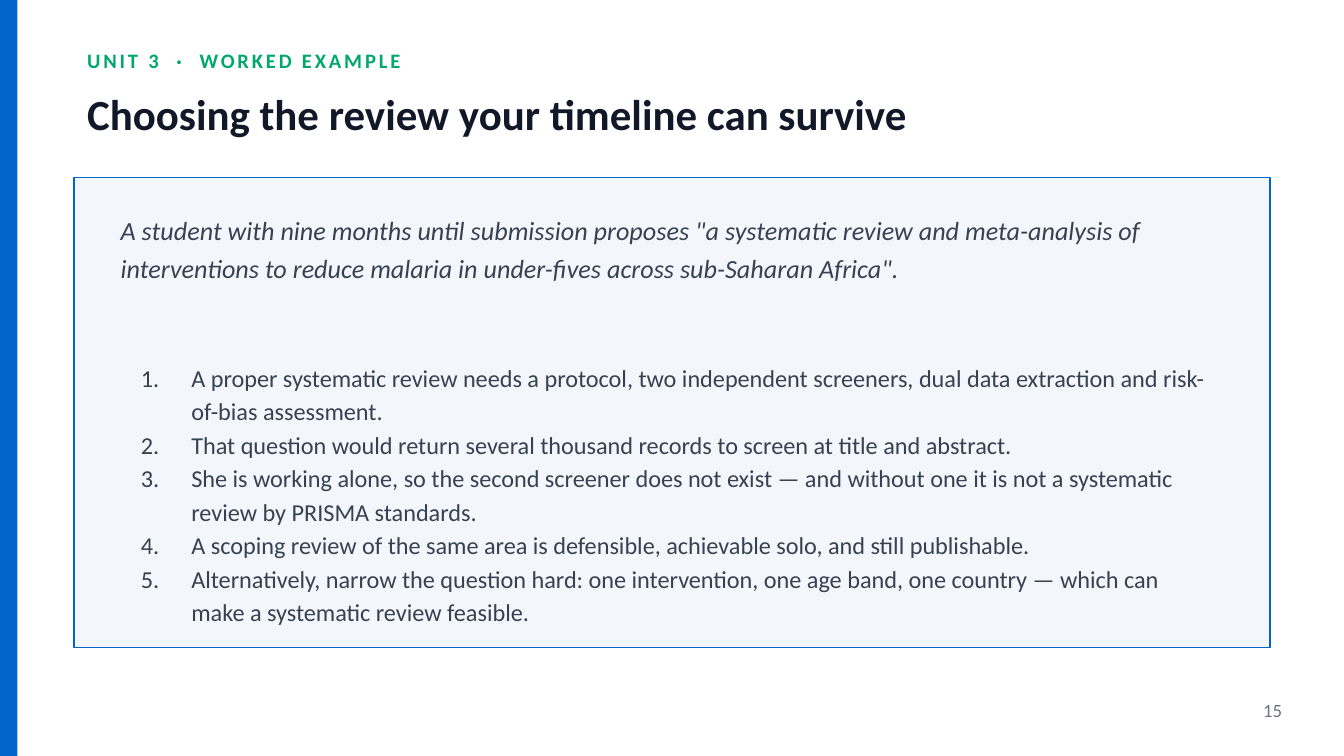
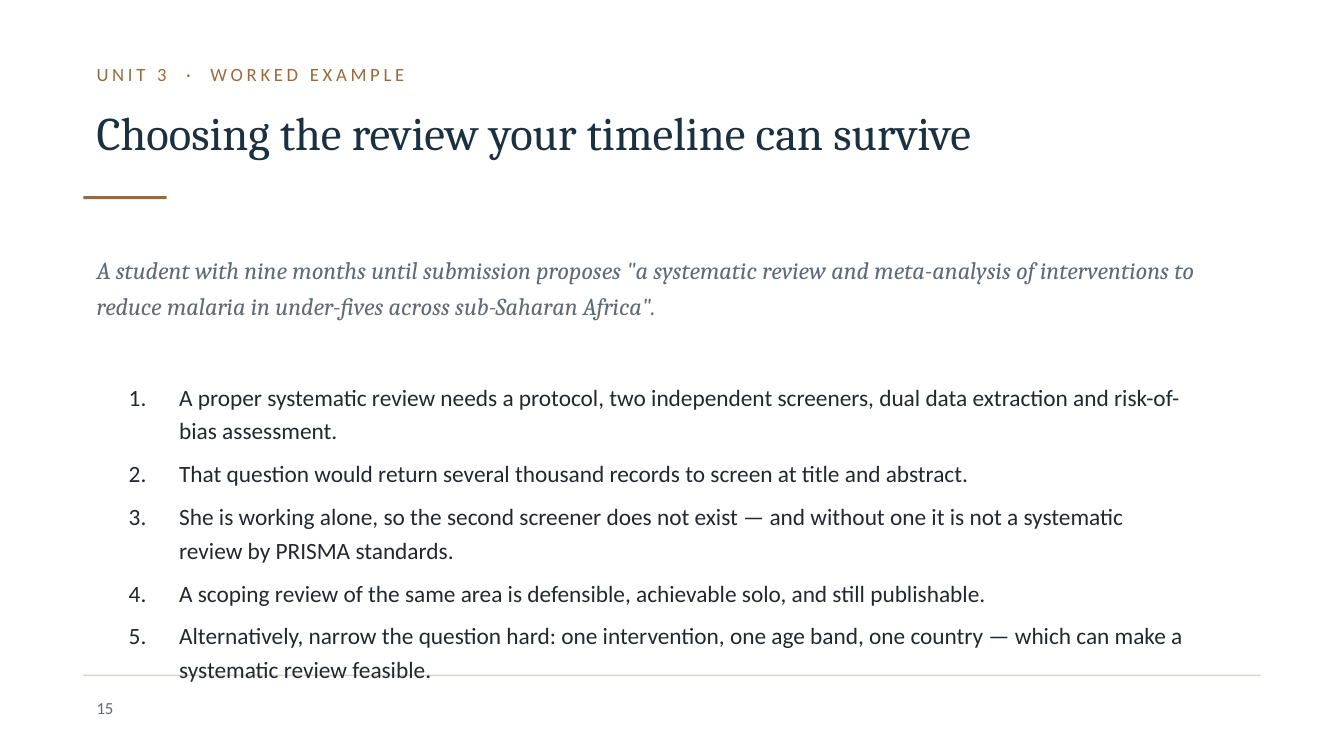
Before and after one commit to JesseAnak7534/ICBB, a slide deck: slide 15 of icbb-website/materials/research-methods/unit-03-slides.pptx. Drawn at 1344x756 pixels with LibreOffice and Linux fonts; fonts in the diff are those of the drawing; background and template pictures are left out. Boxes give left, top, right and bottom in pixels: in the first picture for what was removed or moved away, otherwise in the second. Text is boxed around its words. In the diff, an @@ line names an element or a change of style, - is before the commit and + after.

```diff
--- a/icbb-website/materials/research-methods/unit-03-slides.pptx
+++ b/icbb-website/materials/research-methods/unit-03-slides.pptx
@@ rectangle removed at (0,0,17,756) @@
@@ text "UNIT 3 · WORKED EXAMPLE": place and size @@
-text "UNIT 3 · WORKED EXAMPLE" at (87,54,400,68)
+text "UNIT 3 · WORKED EXAMPLE" at (97,69,404,81)
@@ text "UNIT 3 · WORKED EXAMPLE" at (97,69,404,81): size 11 to 10 pt, text colour #00A86B to #9A6A3C, letter spacing 1.5 to 2 pt, bold off @@
@@ text "Choosing the review your timeline ...": place and size @@
-text "Choosing the review your timeline ..." at (87,100,906,138)
+text "Choosing the review your timeline ..." at (97,117,971,160)
@@ text "Choosing the review your timeline ..." at (97,117,971,160): size 23 to 25 pt, font Calibri to Cambria, text colour #111827 to #1C3140, bold off @@
@@ rectangle removed at (74,177,1270,648) @@
@@ rectangle added at (83,196,167,199), fill #9A6A3C @@
@@ text "A student with nine months ...": place and size @@
-text "A student with nine months ..." at (121,222,1139,281)
+text "A student with nine months ..." at (97,262,1194,321)
@@ text "A student with nine months ..." at (97,262,1194,321): size 14 to 13 pt, font Calibri to Cambria, text colour #374151 to #5F6B76; line spacing 1.2 to 1.24 @@
@@ text "A proper systematic review needs ...": place and size @@
-text "A proper systematic review needs ..." at (191,370,1204,625)
+text "A proper systematic review needs ..." at (179,389,1182,648)
@@ text "A proper systematic review needs ..." at (179,389,1182,648): size 13 to 12.5 pt, text colour #374151 to #23282E; line spacing 1.15 to 1.2; more space between paragraphs @@
@@ rectangle added at (83,675,1261,676), fill #D8D3CB @@
@@ page number: place and size @@
-page number at (1263,705,1282,717)
+page number at (97,703,114,714)
@@ page number at (97,703,114,714): size 10 to 9 pt, text colour #6B7280 to #5F6B76 @@
```
Also in this commit, not shown: 17 other slides changed, 49 other files.
